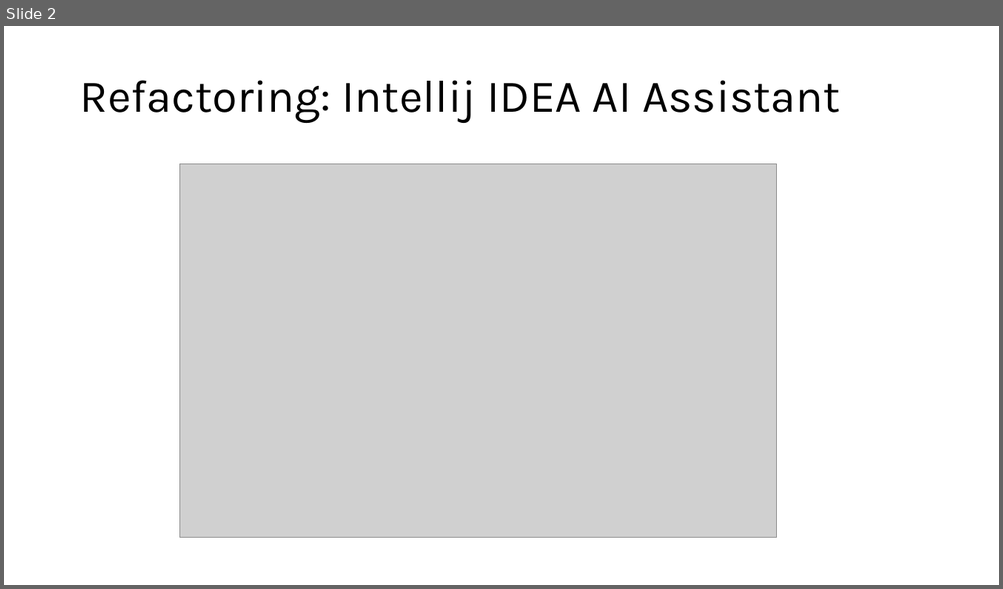
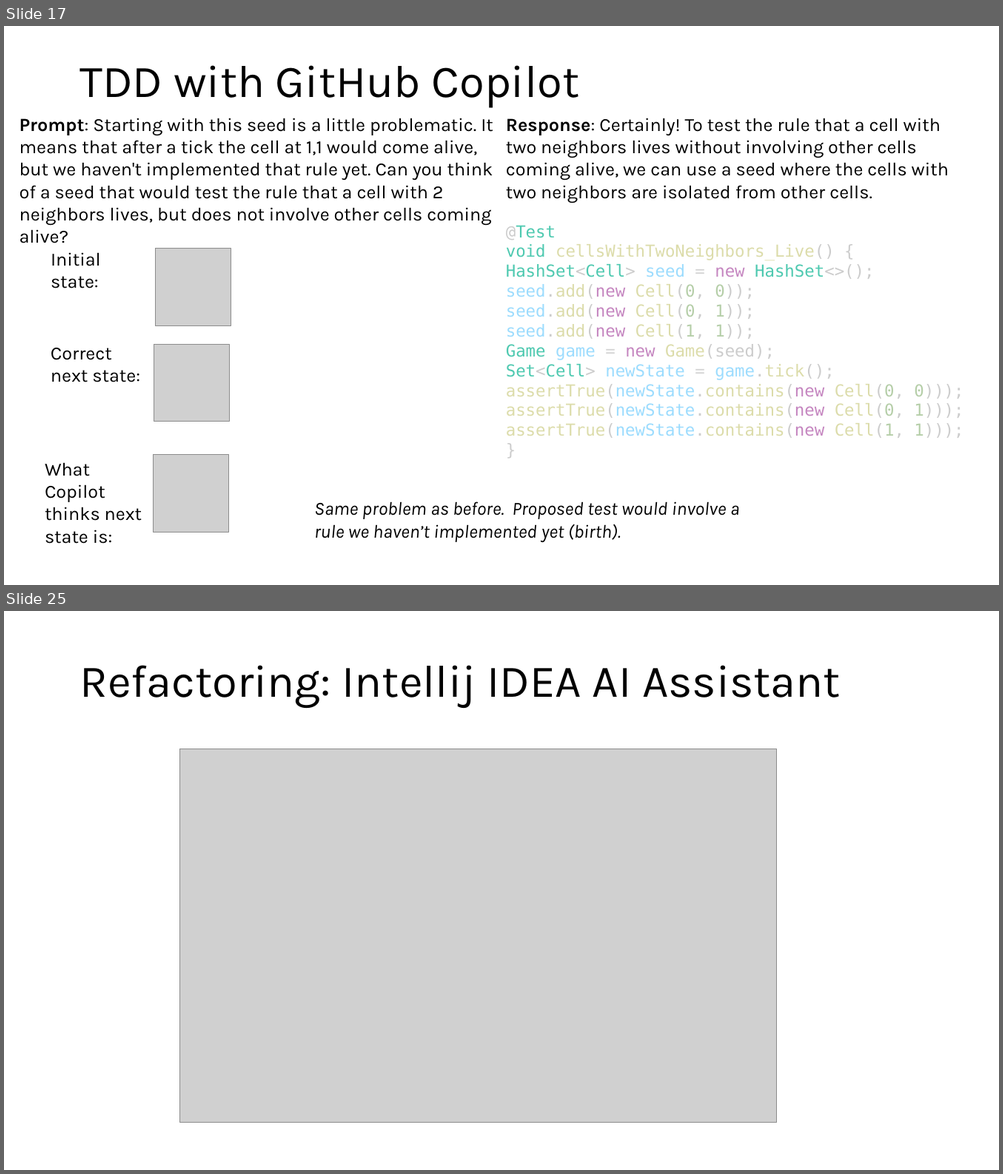
Before and after one commit to steverb1/Decks, a slide deck: refactoring.pptx. Shown one above the other, each under a label of ours: slide 2 before the commit, slides 17 and 25 after it; the slides between them are not shown. The pictures are 1003x589 and 1003x1174 pixels, drawn with LibreOffice and Linux fonts; fonts in the diff are those of the drawing; grey boxes stand for pictures. Boxes give left, top, right and bottom in pixels: in the first picture for what was removed or moved away, otherwise in the second. Text is boxed around its words. In the diff, an @@ line names an element or a change of style, - is before the commit and + after.

```diff
--- a/refactoring.pptx
+++ b/refactoring.pptx
@@ slide 17 added at [4, 26, 999, 585], background #FFFFFF @@
@@ title added at [79, 65, 580, 108], 44 pt, text #000000 @@
+TDD with GitHub Copilot
@@ text added at [20, 118, 493, 225], 18 pt, text #000000 @@
+Prompt: Starting with this seed is a little problematic. It means that after a tick the cell at 1,1 would come alive, but we haven't implemented that rule yet. Can you think of a seed that would test the rule that a cell with 2 neighbors lives, but does not involve other cells coming alive?
@@ text added at [506, 118, 948, 203], 18 pt, text #000000 @@
+Response: Certainly! To test the rule that a cell with two neighbors lives without involving other cells coming alive, we can use a seed where the cells with two neighbors are isolated from other cells.
@@ text added at [506, 225, 963, 438], 16 pt, text #DCDCAA @@
+@Test
+void cellsWithTwoNeighbors_Live() {
+HashSet<Cell> seed = new HashSet<>();
+seed.add(new Cell(0, 0));
+seed.add(new Cell(0, 1));
+seed.add(new Cell(1, 1));
+Game game = new Game(seed);
+Set<Cell> newState = game.tick();
+assertTrue(newState.contains(new Cell(0, 0)));
+assertTrue(newState.contains(new Cell(0, 1)));
+assertTrue(newState.contains(new Cell(1, 1)));
+}
@@ text added at [51, 252, 101, 289], 18 pt, text #000000 @@
+Initial state:
@@ picture added at [156, 248, 231, 326] @@
@@ text added at [51, 348, 140, 383], 18 pt, text #000000 @@
+Correct next state:
@@ picture added at [154, 345, 229, 421] @@
@@ text added at [45, 463, 142, 544], 18 pt, text #000000 @@
+What Copilot thinks next state is:
@@ picture added at [153, 455, 228, 533] @@
@@ text added at [314, 502, 740, 543], 18 pt, text #000000, italic @@
+Same problem as before. Proposed test would involve a rule we haven’t implemented yet (birth).
@@ what was slide 2 is now slide 25 @@
```
Also in this commit, not shown: 22 other slides added.
